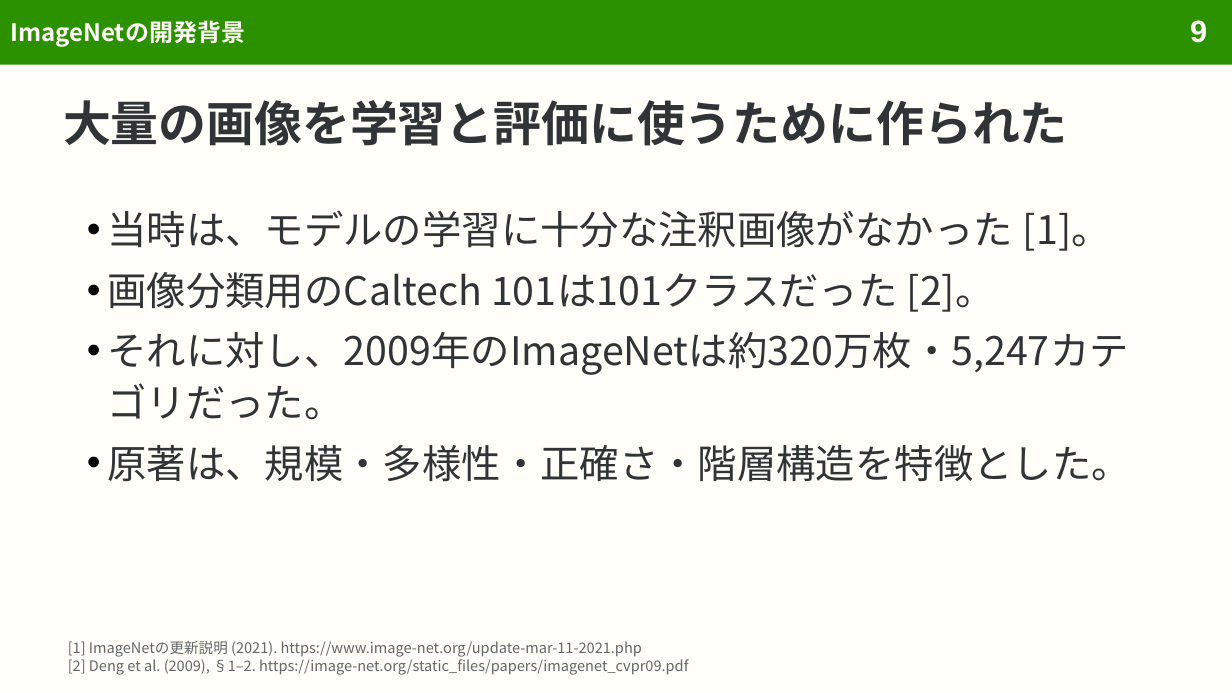
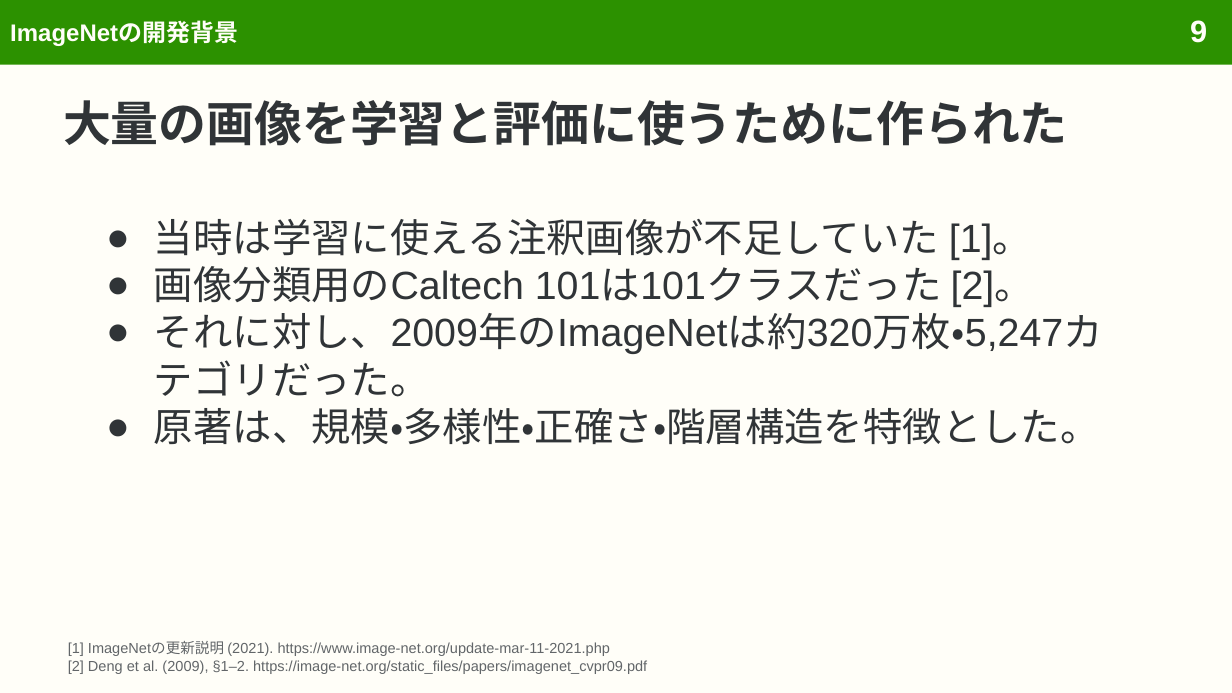
Before and after one commit to sasakiy84/datasets-in-10-minutes, a slide deck: slide 9 of slides/datasets-in-10-minutes-imagenet.pptx. Drawn at 1232x693 pixels with LibreOffice and Linux fonts; fonts in the diff are those of the drawing. Boxes give left, top, right and bottom in pixels: in the first picture for what was removed or moved away, otherwise in the second. Text is boxed around its words. In the diff, an @@ line names an element or a change of style, - is before the commit and + after.

```diff
--- a/slides/datasets-in-10-minutes-imagenet.pptx
+++ b/slides/datasets-in-10-minutes-imagenet.pptx
@@ title "ImageNetの開発背景" at <box>10,22,238,46</box>: font Noto Sans CJK JP to Arial @@
@@ text at <box>154,219,1032,260</box>: text changed; font Noto Sans CJK JP to Arial @@
-• 当時は、モデルの学習に十分な注釈画像がなかった [1]。
+● 当時は学習に使える注釈画像が不足していた [1]。
@@ text at <box>154,266,1103,445</box>: font Noto Sans CJK JP to Arial in "画像分類用のCaltech 101は101クラスだった [2]。", "それに対し、2009年のImageNetは約320万枚・5,247カテゴリだった。", "原著は、規模・多様性・正確さ・階層構造を特徴とした。"; bullet • to ●; line spacing 1.1 to 1; less space between paragraphs; bullet colour #000000 to #303437 @@
@@ text "[1] ImageNetの更新説明 (2021). https://www.image-net.org/update-m ..." at <box>68,642,647,674</box>: font Noto Sans CJK JP to Arial @@
```
Also in this commit, not shown: 66 other slides changed, 10 other files.
